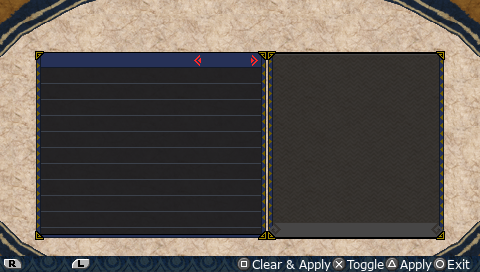
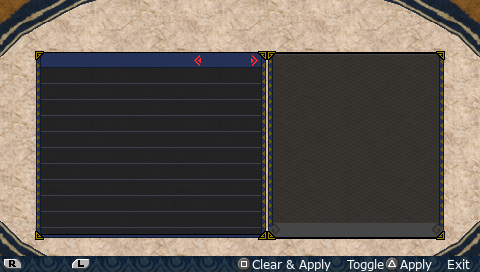
Comparing the layer stacks of the two (480, 272) images. Changes:
hid "Pasted Layer #13" over [433, 257, 447, 271]
hid "Pasted Layer #14" over [332, 257, 346, 271]
